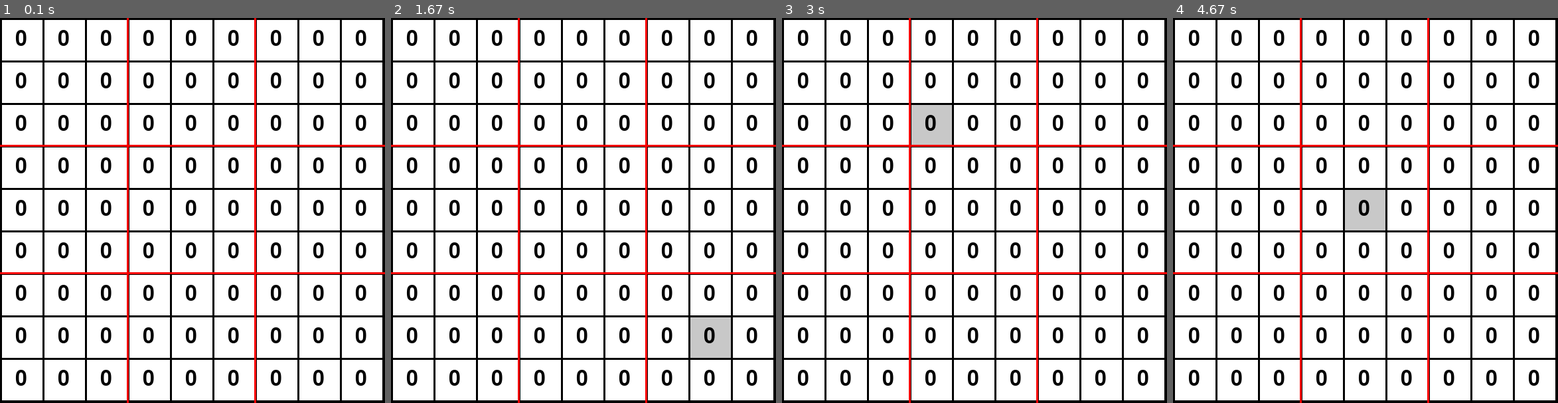
Above: before the commit, frames 1-4 (left to right).
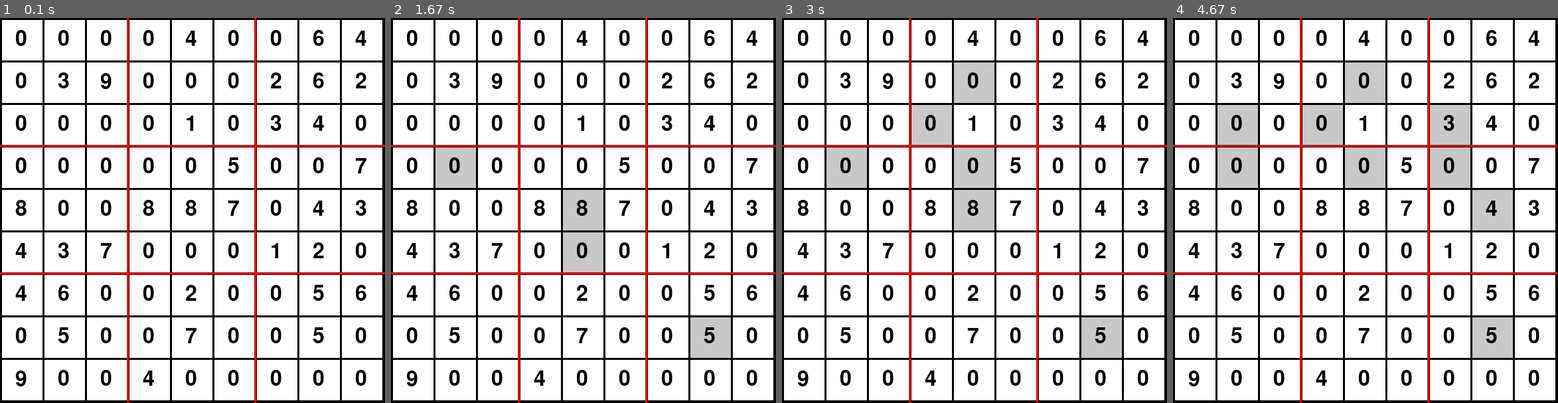
Above: after the commit, the same moments.

Repository: ravenstudios/sudoku_pygame
Game: pygame game, started from main.py
The game is run twice, just before and just after one commit, with the same random seed, the same clock (stepped at 60 frames per second) and the same inputs.
Inputs (mouse positions are in pixels of both pictures, inside the frame that each line leads up to):
- Up to frame 1 (0.1 s): no input
- Up to frame 2 (1.67 s): click (583, 210) at 0.38 s; click (587, 237) at 0.72 s; click (464, 152) at 1.05 s; click (725, 345) at 1.38 s
- Up to frame 3 (3 s): click (982, 79) at 1.72 s; click (978, 252) at 2.05 s; click (962, 145) at 2.38 s; click (920, 129) at 2.72 s
- Up to frame 4 (4.67 s): click (1465, 175) at 3.05 s; click (1484, 202) at 3.38 s; click (1446, 141) at 3.72 s; click (1253, 137) at 4.05 s; click (1380, 195) at 4.38 s

The runs differ from the first frame. In frame 1, 1.9% of the frame differs, in the area x 3-96%, y 3-96%; in frame 2, 5.0%; in frame 3, 7.0%; in frame 4, 12%.

Commit message:
added board manager

Diff:
--- /dev/null
+++ b/board_manager.py
@@ -0,0 +1,51 @@
+import square
+from constants import *
+import pygame
+
+
+class Board_manager:
+    def __init__(self):
+        self.grid = []
+        for r in range(ROWS):
+            row = []
+            for c in range(COLS):
+                row.append(square.Square(c, r))
+            self.grid.append(row)
+
+
+    def update(self):
+        for gr in self.grid:
+            for gc in gr:
+                gc.update()
+
+    def draw(self, surface):
+        for gr in self.grid:
+            for gc in gr:
+                gc.draw(surface)
+
+    def clicked(self):
+        self.row = pygame.mouse.get_pos()[1] // BLOCK_SIZE
+        self.col = pygame.mouse.get_pos()[0] // BLOCK_SIZE
+        self.grid[self.row][self.col].clicked()
+        value = self.grid[self.row][self.col].get_value()
+        self.check_row(self.row, value)
+
+
+
+    def check_row(self, row, value):
+        print(f"value: {value}")
+
+        r = self.grid[row]
+        nums = []
+        for i in range(9):
+            nums.append(self.grid[row][i].get_value())
+        print(nums)
+        print(value in nums)
+        # for x in r:
+        #     print(r.get_value())
+
+    def check_col(self):
+        pass
+
+    def check_box(self):
+        pass
--- a/main.py
+++ b/main.py
@@ -1,13 +1,8 @@
 from constants import *
 import pygame
-import square
+import board_manager
 
-grid = []
-for r in range(ROWS):
-    row = []
-    for c in range(COLS):
-        row.append(square.Square(r, c))
-    grid.append(row)
+board_manager = board_manager.Board_manager()
 
 
 
@@ -25,9 +20,7 @@
         for event in pygame.event.get():
             if event.type == pygame.MOUSEBUTTONDOWN:  #Better to seperate to a new if statement aswell, since there's more buttons that can be clicked and makes for cleaner code.
                 if event.button == 1:
-                    for gr in grid:
-                        for gc in gr:
-                            gc.clicked()
+                    board_manager.clicked()
             if event.type == pygame.QUIT:
                 running = False
 
@@ -46,21 +39,18 @@
 
 def draw():
     surface.fill((0, 0, 0))#background
-    for gr in grid:
-        for gc in gr:
-            gc.draw(surface)
+    board_manager.draw(surface)
     pygame.draw.line(surface, RED, (0, 3 * BLOCK_SIZE), (GAME_WIDTH, 3 * BLOCK_SIZE), width=3)
     pygame.draw.line(surface, RED, (0, 6 * BLOCK_SIZE), (GAME_WIDTH, 6 * BLOCK_SIZE), width=3)
     pygame.draw.line(surface, RED, (3 * BLOCK_SIZE, 0), (3 * BLOCK_SIZE, GAME_HEIGHT), width=3)
     pygame.draw.line(surface, RED, (6 * BLOCK_SIZE, 0), (6 * BLOCK_SIZE, GAME_HEIGHT), width=3)
+
     pygame.display.flip()
 
 
 
 def update():
-    for gr in grid:
-        for gc in gr:
-            gc.update()
+    board_manager.update()
 
 
 
--- a/square.py
+++ b/square.py
@@ -1,12 +1,15 @@
 from constants import *
 import pygame
-
+import random
 
 class Square:
     def __init__(self, row, col):
         self.row = row
         self.col = col
-        self.value = 0
+        if random.randint(0,1) == 0:
+            self.value = random.randint(1, 9)
+        else:
+            self.value = 0
         self.size = BLOCK_SIZE
         self.rect = pygame.Rect(0, 0, self.size, self.size)
         self.rect.topleft = row * BLOCK_SIZE, col * BLOCK_SIZE
@@ -16,11 +19,7 @@
         self.selected_background_color = (200, 200, 200)
         self.color = WHITE
 
-    @classmethod
-    def unselect_all(self):
-        print("unselected")
-        self.can_edit = False
-        self.color = (255, 0, 255)
+
 
 
     def change_number(self, number):
@@ -32,6 +31,7 @@
         return self.value
 
     def clicked(self):
+
         if self.rect.collidepoint(pygame.mouse.get_pos()):
             if self.can_edit:
                 self.color = self.background_color
